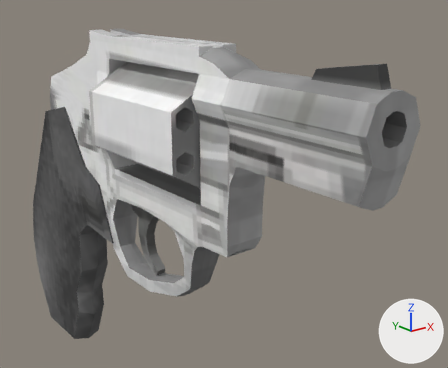
The FBX model Assets/FBX/Weapons/German 130/german_130.fbx as it was, and as the next commit left it.
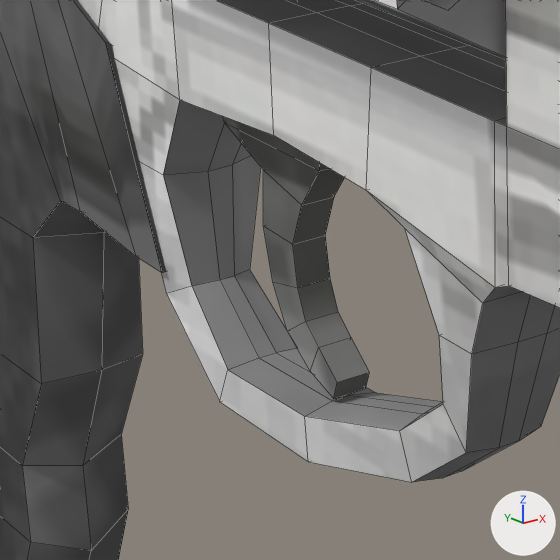
The first picture shows the older version from a 50 mm camera at (-0.1295, -0.2286, 0.0789) aimed at (0.0285, -0.0311, -0.0001). The close-ups show both versions on the part from 16% to 48% of the width and 47% to 86% of the height of that picture; other places that the commit changed are outside them. The lights are fixed; the arrows at lower right show +X, +Y and +Z. The close-ups show mesh edges as thin lines. Where no turn or scale is listed for an object, it has been applied to the vertices.

The older version as bpy lines, for what is in view:
```python
me_cylinder_005 = bpy.data.meshes.new('Cylinder.005')
me_cylinder_005.from_pydata(...)  # 535 vertices, 493 faces; spans x -0.019..0.019, y -0.136..0.103, z -0.103..0.063
me_cylinder_005.materials.append(mat_texture)  # picture img_german_130_texture_png
ob_german_130 = bpy.data.objects.new('german_130', me_cylinder_005)
ob_german_130.location = (0.0, 0.0, 0.0)
```
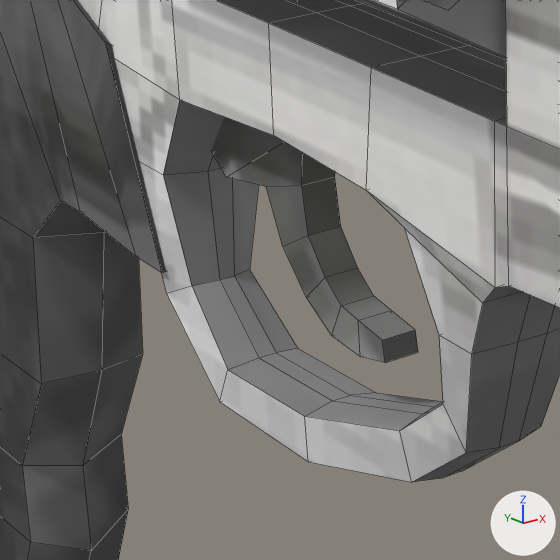
Where the change shows, as pixel boxes (x1, y1, x2, y2) in the close-ups (560 x 560 px; the box of a moved part takes in the faces that stretch with it):
part 1 of me_cylinder_005, moved or reshaped
    before: (224, 117, 370, 399)
    after: (211, 117, 418, 363)

The change, as a list of edits to the scene's bpy script:
```text
Change me_cylinder_005:
    where me_cylinder_005.from_pydata(...)  # 535 vertices, 493 faces; spans x -0.019..0.019, y -0.136..0.103, z -0.103..0.063
    me_cylinder_005 part 1
    me_cylinder_005.vertices[366].co: (-0.002, -0.024, -0.036) -> (-0.002, -0.034, -0.028)  # pixel (333, 398) -> pixel (385, 362)
    me_cylinder_005.vertices[367].co: (-0.002, -0.025, -0.034) -> (-0.002, -0.034, -0.026)  # pixel (337, 382) -> pixel (382, 340)
    me_cylinder_005.vertices[368].co: (-0.002, -0.019, -0.035) -> (-0.002, -0.029, -0.029)  # pixel (310, 371) -> pixel (360, 356)
    me_cylinder_005.vertices[369].co: (-0.002, -0.021, -0.031) -> (-0.002, -0.029, -0.025)  # pixel (318, 347) -> pixel (358, 320)
    me_cylinder_005.vertices[370].co: (0.002, -0.024, -0.036) -> (0.002, -0.034, -0.028)  # pixel (365, 388) -> pixel (418, 352)
    me_cylinder_005.vertices[371].co: (0.002, -0.025, -0.034) -> (0.002, -0.034, -0.026)  # pixel (369, 372) -> pixel (415, 329)
    me_cylinder_005.vertices[372].co: (0.002, -0.019, -0.035) -> (0.002, -0.029, -0.029)
    me_cylinder_005.vertices[373].co: (0.002, -0.021, -0.031) -> (0.002, -0.029, -0.025)  # pixel (351, 337) -> pixel (391, 310)
    me_cylinder_005.vertices[374].co: (-0.002, -0.015, -0.032) -> (-0.002, -0.024, -0.029)  # pixel (287, 330) -> pixel (331, 335)
    me_cylinder_005.vertices[375].co: (-0.002, -0.019, -0.029) -> (-0.002, -0.026, -0.025)  # pixel (305, 321) -> pixel (341, 305)
    me_cylinder_005.vertices[376].co: (0.002, -0.015, -0.032) -> (0.002, -0.024, -0.029)
    me_cylinder_005.vertices[377].co: (0.002, -0.019, -0.029) -> (0.002, -0.026, -0.025)  # pixel (338, 311) -> pixel (373, 295)
    me_cylinder_005.vertices[378].co: (-0.002, -0.012, -0.027) -> (-0.002, -0.019, -0.026)  # pixel (272, 281) -> pixel (306, 297)
    me_cylinder_005.vertices[379].co: (-0.002, -0.017, -0.026) -> (-0.002, -0.023, -0.022)  # pixel (297, 287) -> pixel (325, 277)
    me_cylinder_005.vertices[380].co: (0.002, -0.012, -0.027) -> (0.002, -0.019, -0.026)
    me_cylinder_005.vertices[381].co: (0.002, -0.017, -0.026) -> (0.002, -0.023, -0.022)  # pixel (330, 278) -> pixel (357, 267)
    me_cylinder_005.vertices[382].co: (-0.002, -0.01, -0.02) -> (-0.002, -0.014, -0.022)  # pixel (263, 225) -> pixel (282, 246)
    me_cylinder_005.vertices[383].co: (-0.002, -0.016, -0.021) -> (-0.002, -0.02, -0.019)  # pixel (292, 244) -> pixel (308, 235)
    me_cylinder_005.vertices[384].co: (0.002, -0.01, -0.02) -> (0.002, -0.014, -0.022)
    me_cylinder_005.vertices[385].co: (0.002, -0.016, -0.021) -> (0.002, -0.02, -0.019)  # pixel (325, 235) -> pixel (340, 226)
    me_cylinder_005.vertices[386].co: (-0.002, -0.011, -0.014) -> (-0.002, -0.011, -0.016)  # pixel (263, 169) -> pixel (266, 186)
    me_cylinder_005.vertices[387].co: (-0.002, -0.019, -0.016) -> (-0.002, -0.019, -0.013)  # pixel (301, 205) -> pixel (301, 185)
    me_cylinder_005.vertices[388].co: (0.002, -0.011, -0.014) -> (0.002, -0.011, -0.016)
    me_cylinder_005.vertices[389].co: (0.002, -0.019, -0.016) -> (0.002, -0.019, -0.013)  # pixel (334, 196) -> pixel (334, 176)
    me_cylinder_005.vertices[390].co: (-0.002, -0.003, -0.01) -> (-0.002, -0.003, -0.017)  # pixel (224, 122) -> pixel (226, 177)
    me_cylinder_005.vertices[391].co: (-0.002, -0.023, -0.01) -> (-0.002, -0.02, -0.007)  # pixel (319, 170) -> not seen
    me_cylinder_005.vertices[392].co: (0.002, -0.003, -0.01) -> (0.002, -0.003, -0.017)
    me_cylinder_005.vertices[393].co: (0.002, -0.023, -0.01) -> (0.002, -0.02, -0.007)
    me_cylinder_005.vertices[394].co: (-0.002, 0.0, -0.004) -> (-0.002, 0.006, -0.011)
    me_cylinder_005.vertices[395].co: (-0.002, -0.023, -0.004) -> (-0.002, -0.013, 0.001)
    me_cylinder_005.vertices[396].co: (0.002, 0.0, -0.004) -> (0.002, 0.006, -0.011)
    me_cylinder_005.vertices[397].co: (0.002, -0.023, -0.004) -> (0.002, -0.013, 0.001)
```
